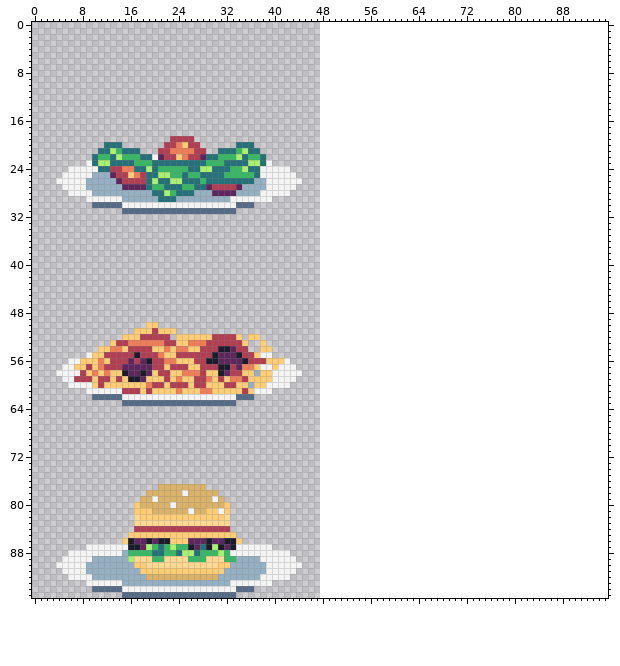
A pixel-art file gets an edit: art/plates.aseprite. The picture above was drawn from the file before the commit.
48x96 pixels, 1 frame. The old version is drawn lined up with the new one, on the new canvas.
The same view after the edit:
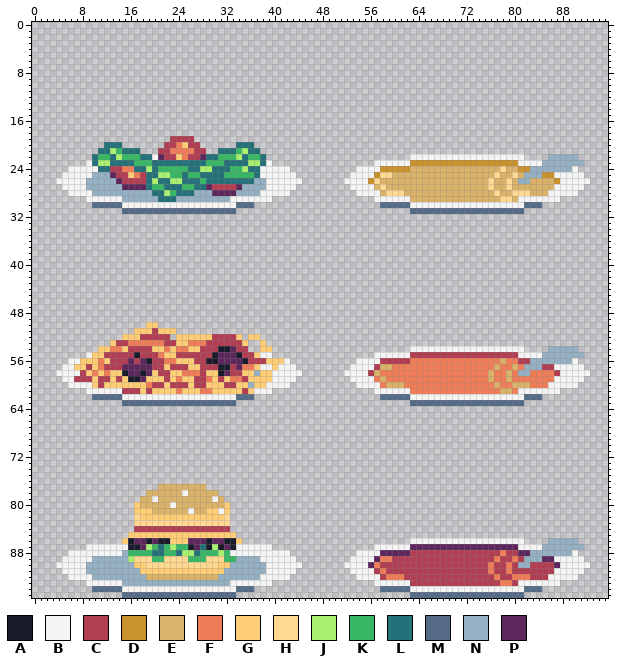
Palette (. is transparent): A #1a1c2c  B #f4f4f4  C #b13e53  D #ca922d  E #dbb269  F #ef7d57  G #ffcd75  H #ffd892  J #a7f070  K #38b764  L #257179  M #566c86  N #94b0c2  P #5d275d
Changes in this commit:
canvas 48x96 -> 96x96
Changed rows in their new state; - is an unchanged pixel.
first column x 52:
22 -----------BBBBBBBBBBBBBBBBBBB----NNNNN--
23 -----BBBBBBDDDDDDDDDDDDDDDDDDBBBBNNNNNNN-
24 --BBBBDDDDDEEEEEEEEEEEEEEEHEEDDNNNNNNNB--
25 -BBBBDHHEEEEEEEEEEEEEEEEEHEEHENNNDDBBBBB-
26 BBBBDHEEEEEEEEEEEEEEEEEEHEEHENNEEEEDBBBBB
27 -BBBBEHEEEEEEEEEEEEEEEEEHEEHEEEEEEEBBBBB-
28 --BBBBEHHHEEEEEEEEEEEEEEEHEEHHHEEEBBBBB--
29 -----BBBBBBEEEEEEEEEEEEEEEHHEBBBBBBB-----
30 ------MMMMMBBBBBBBBBBBBBBBBBBBMMM--------
31 -----------MMMMMMMMMMMMMMMMMMM-----------
first column x 52:
54 -----------BBBBBBBBBBBBBBBBBBB----NNNNN--
55 -----BBBBBBCCCCCCCCCCCCCCCCCCBBBBNNNNNNN-
56 --BBBBCCCCCFFFFFFFFFFFFFFFEFFCCNNNNNNNB--
57 -BBBBCEEFFFFFFFFFFFFFFFFFEFFEFNNNCCBBBBB-
58 BBBBCEFFFFFFFFFFFFFFFFFFEFFEFNNFFFFCBBBBB
59 -BBBBFEFFFFFFFFFFFFFFFFFEFFEFFFFFFFBBBBB-
60 --BBBBFEEEFFFFFFFFFFFFFFFEFFEEEFFFBBBBB--
61 -----BBBBBBFFFFFFFFFFFFFFFEEFBBBBBBB-----
62 ------MMMMMBBBBBBBBBBBBBBBBBBBMMM--------
63 -----------MMMMMMMMMMMMMMMMMMM-----------
first column x 52:
86 -----------BBBBBBBBBBBBBBBBBBB----NNNNN--
87 -----BBBBBBPPPPPPPPPPPPPPPPPPBBBBNNNNNNN-
88 --BBBBPPPPPCCCCCCCCCCCCCCCFCCPPNNNNNNNB--
89 -BBBBPFFCCCCCCCCCCCCCCCCCFCCFCNNNPPBBBBB-
90 BBBBPFCCCCCCCCCCCCCCCCCCFCCFCNNCCCCPBBBBB
91 -BBBBCFCCCCCCCCCCCCCCCCCFCCFCCCCCCCBBBBB-
92 --BBBBCFFFCCCCCCCCCCCCCCCFCCFFFCCCBBBBB--
93 -----BBBBBBCCCCCCCCCCCCCCCFFCBBBBBBB-----
94 ------MMMMMBBBBBBBBBBBBBBBBBBBMMM--------
95 -----------MMMMMMMMMMMMMMMMMMM-----------
